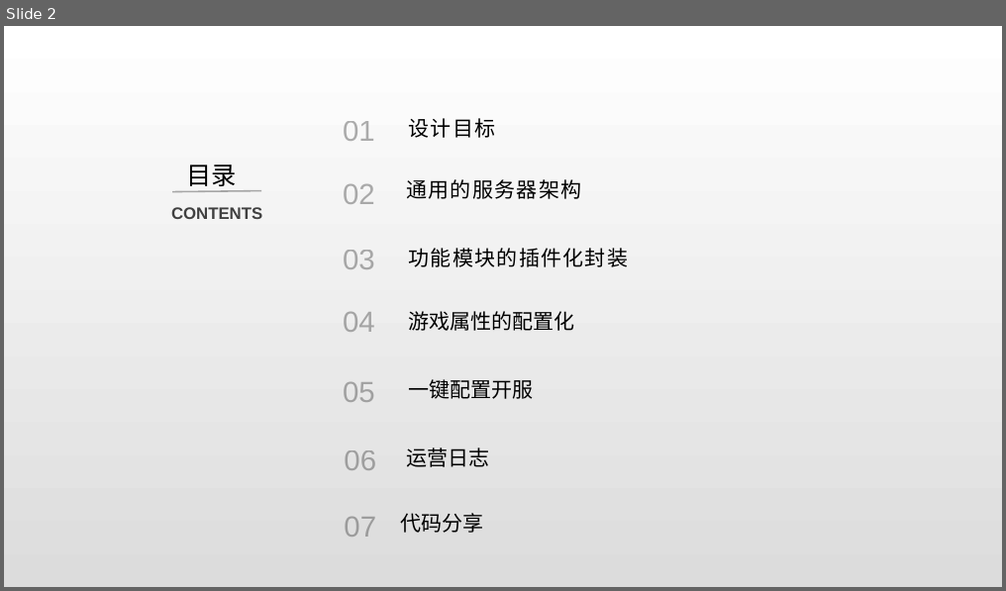
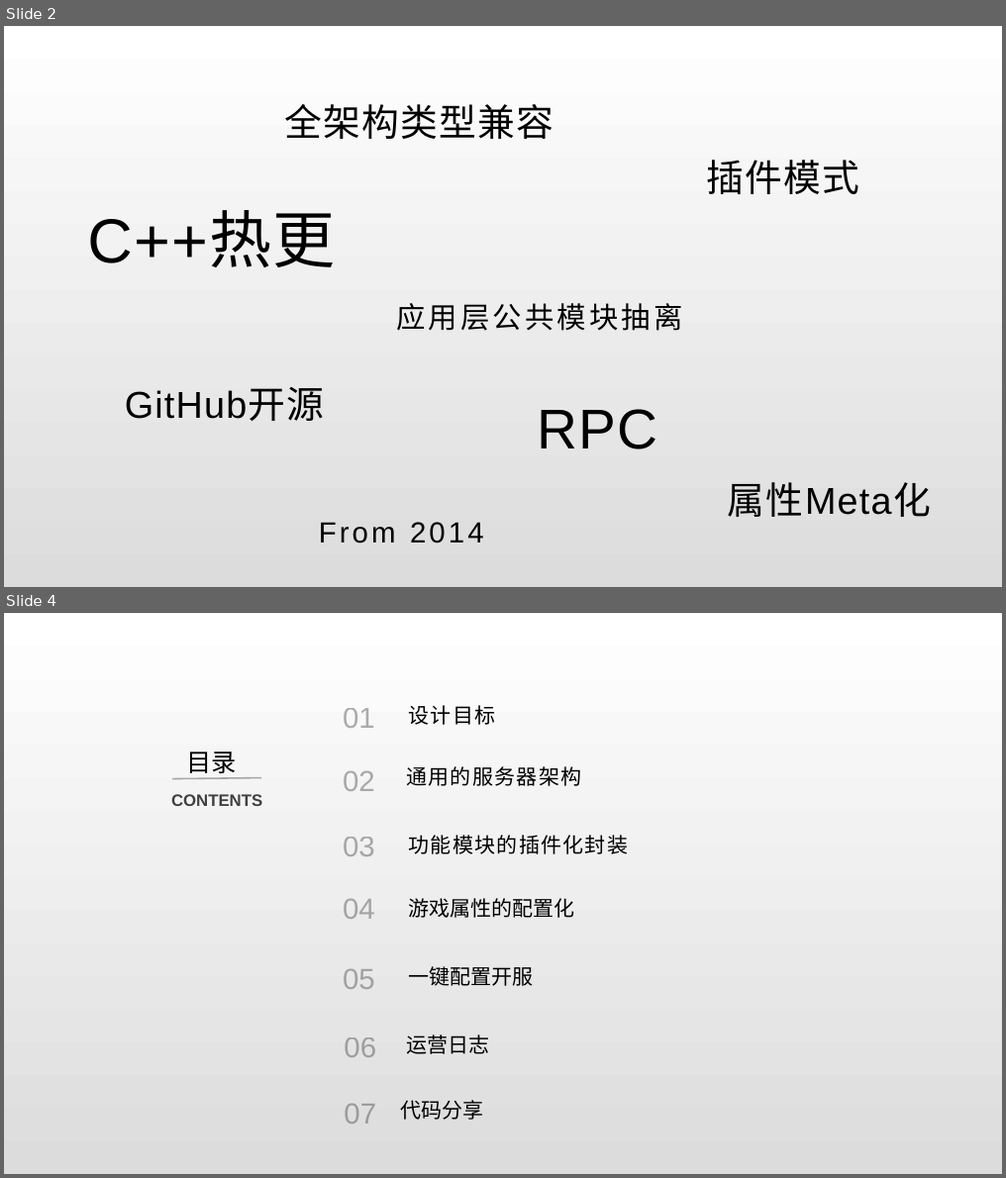
Before and after one commit to lori227/KFrame, a slide deck: _doc/KFrame.pptx. Shown one above the other, each under a label of ours: slide 2 before the commit, slides 2 and 4 after it; the slides between them are not shown. The pictures are 1006x591 and 1006x1178 pixels, drawn with LibreOffice and Linux fonts; fonts in the diff are those of the drawing. Boxes give left, top, right and bottom in pixels: in the first picture for what was removed or moved away, otherwise in the second. Text is boxed around its words. In the diff, an @@ line names an element or a change of style, - is before the commit and + after.

```diff
--- a/_doc/KFrame.pptx
+++ b/_doc/KFrame.pptx
@@ slide 2 added at (x1=4, y1=26, x2=1002, y2=587), background gradient #FFFFFF to #DCDCDC @@
@@ title added at (x1=284, y1=104, x2=553, y2=139), 36 pt, text #000000 @@
+全架构类型兼容
@@ text added at (x1=707, y1=160, x2=860, y2=194), 36 pt, text #000000 @@
+插件模式
@@ text added at (x1=87, y1=214, x2=335, y2=268), 60 pt, text #000000 @@
+C++热更
@@ text added at (x1=396, y1=303, x2=682, y2=331), 28 pt, text #000000 @@
+应用层公共模块抽离
@@ text added at (x1=125, y1=388, x2=325, y2=421), 36 pt, text #000000 @@
+GitHub开源
@@ text added at (x1=537, y1=409, x2=657, y2=450), 54 pt, text #000000 @@
+RPC
@@ text added at (x1=728, y1=482, x2=931, y2=517), 36 pt, text #000000 @@
+属性Meta化
@@ text added at (x1=319, y1=522, x2=484, y2=544), 28 pt, text #000000 @@
+From 2014
@@ what was slide 2 is now slide 4 @@
```
Also in this commit, not shown: 2 slides changed, 1 other slide added, 1 other file.
